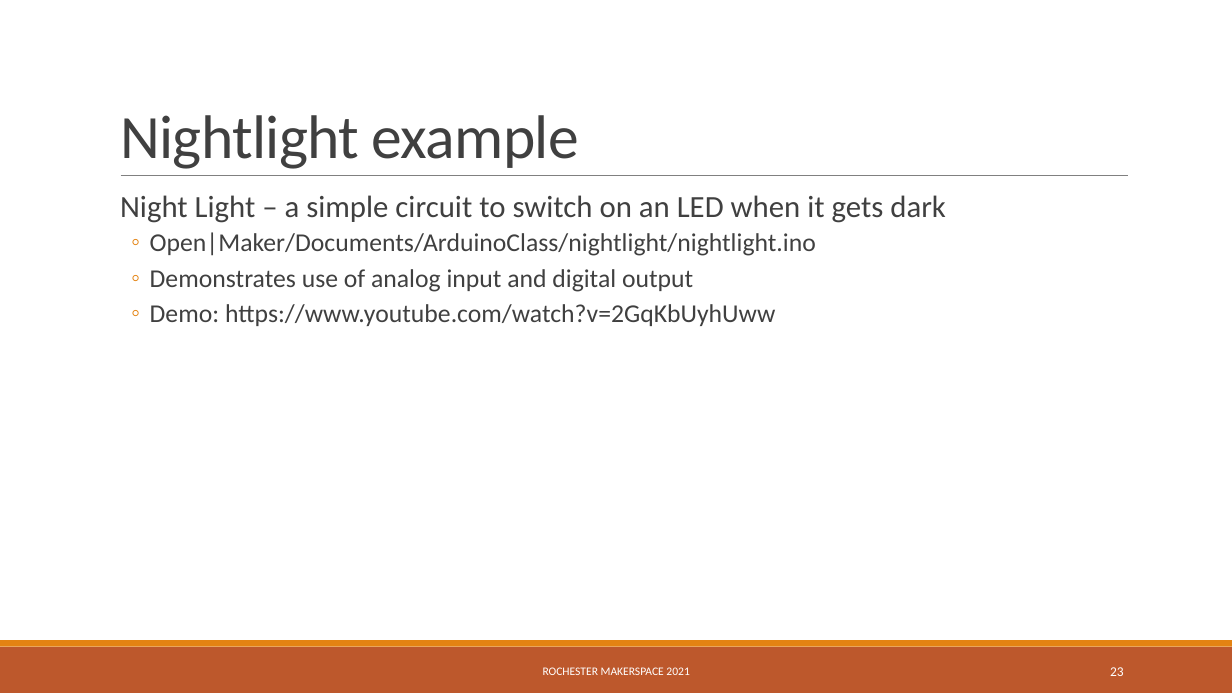
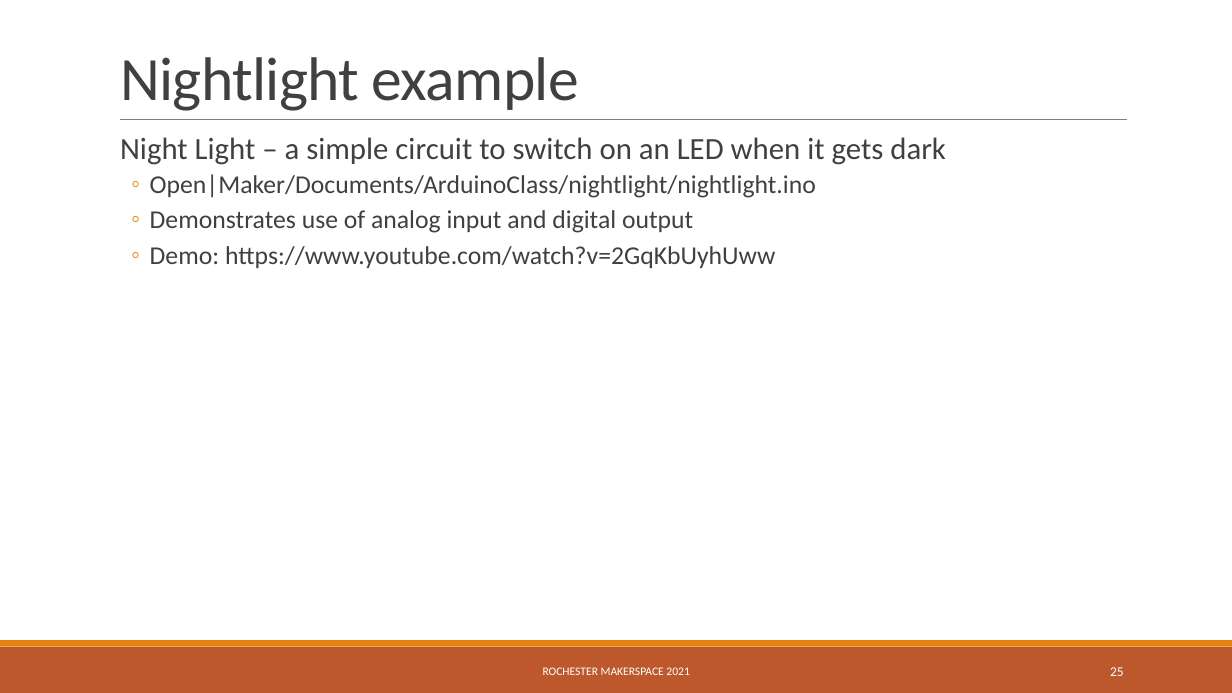
Before and after one commit to RochesterMakerSpace/ArduinoClass, a slide deck: slide 25 of docs/Introduction to Arduino.pptx (slide 23 before the commit). Drawn at 1232x693 pixels with LibreOffice and Linux fonts; fonts in the diff are those of the drawing. Boxes give left, top, right and bottom in pixels: in the first picture for what was removed or moved away, otherwise in the second. Text is boxed around its words. In the diff, an @@ line names an element or a change of style, - is before the commit and + after.

```diff
--- a/docs/Introduction to Arduino.pptx
+++ b/docs/Introduction to Arduino.pptx
@@ title "Nightlight example": place and size @@
-title "Nightlight example" at <box>120,115,579,169</box>
+title "Nightlight example" at <box>120,57,579,111</box>
@@ line moved from (121, 176) - (1128, 176) to (120, 119) - (1128, 119) @@
@@ text "Night Light – a simple ...": place and size @@
-text "Night Light – a simple ..." at <box>120,195,946,326</box>
+text "Night Light – a simple ..." at <box>120,137,946,268</box>
@@ page number at <box>1110,667,1124,676</box>: text changed @@
-23
+25
```
Also in this commit, not shown: 18 other slides changed, 3 slides added, 1 slide removed, 6 other files.
